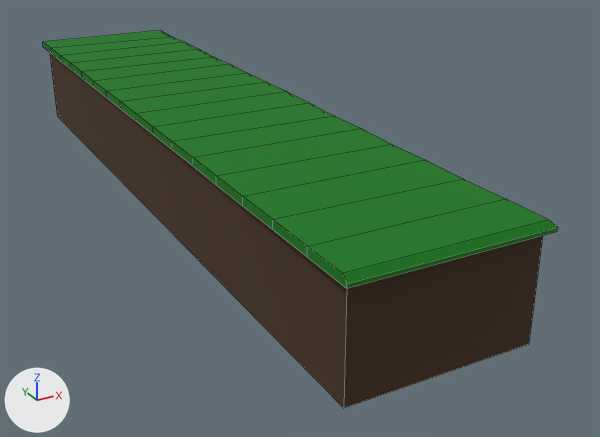
The FBX model ground.fbx as it was, and as the next commit left it.
One viewpoint serves both versions: a 50 mm lens placed at (-29.8, -58.1, 19.1), pointed at (-0.6, -5.0, -7.5). The lights are fixed; the arrows at lower left show +X, +Y and +Z. Mesh edges are drawn as thin lines.
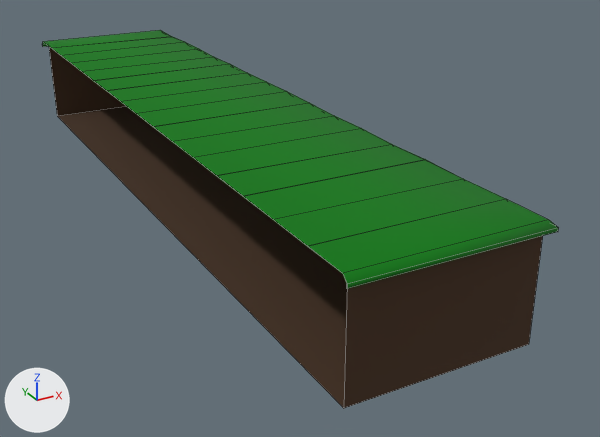
Where the newer file only moved an object's origin or applied its transform, the numbers keep the older frame.

Where the change shows, as pixel boxes [x1, y1, x2, y2] in the pictures (600 x 437 px):
'Cube.001', reshaped: before [43, 30, 558, 289]; after [42, 30, 559, 289]
'Cube', reshaped: before [50, 53, 543, 408]; after [49, 47, 543, 408]
part 1 of me_cube, deleted (brown): before [50, 53, 347, 408]
part 2 of me_cube_001, built on: before [43, 42, 347, 288]; after [42, 34, 559, 289]

The change in detail:
me_cube has 8 vertices, 5 faces and spans x -11.3..1.0, y -29.0..29.0, z -6.4..1.0.
me_cube is used by ob_cube; location (0.0, 0.0, 0.0).
Verts and faces of me_cube; kept vertices keep their numbers, new ones are numbered from 8.
Before the commit, vertices of me_cube: 4 (-11.3, 29.0, 1.0), 5 (-11.3, 29.0, -6.4) at pixel (57, 116), 6 (-11.3, -29.0, 1.0), 7 (-11.3, -29.0, -6.4) at pixel (343, 408).
Part 1, on me_cube:
Faces deleted: (4, 5, 7, 6).
me_cube_001 is used by ob_cube_001; location (0.16, 0.0, 0.27).
me_cube_001 had 87 vertices, 68 faces and spanned x -11.9..1.2, y -29.7..29.7, z 0.1..1.2.
me_cube_001 now has 144 vertices, 142 faces and spans x -11.9..1.2, y -29.7..29.7, z 0.1..1.2.
Part 2, on me_cube_001:
15 vertices are removed from x -11.9, y -26.0..26.0, z 0.5.
16 faces are deleted.
55 vertices are added at x -11.9..1.2, y -29.7..29.7, z 0.1..1.2.
11 new vertices lie (12.7, 0.0, 0.0) away from vertices in x -11.9, y -29.3..29.3, z 1.2.
6 new vertices lie (12.7, 0.0, -0.1) away from vertices in x -11.9, y -22.3..26.0, z 1.2.
90 new faces join them.
me_cube_001 part 3: the surface is now shaded smooth.
